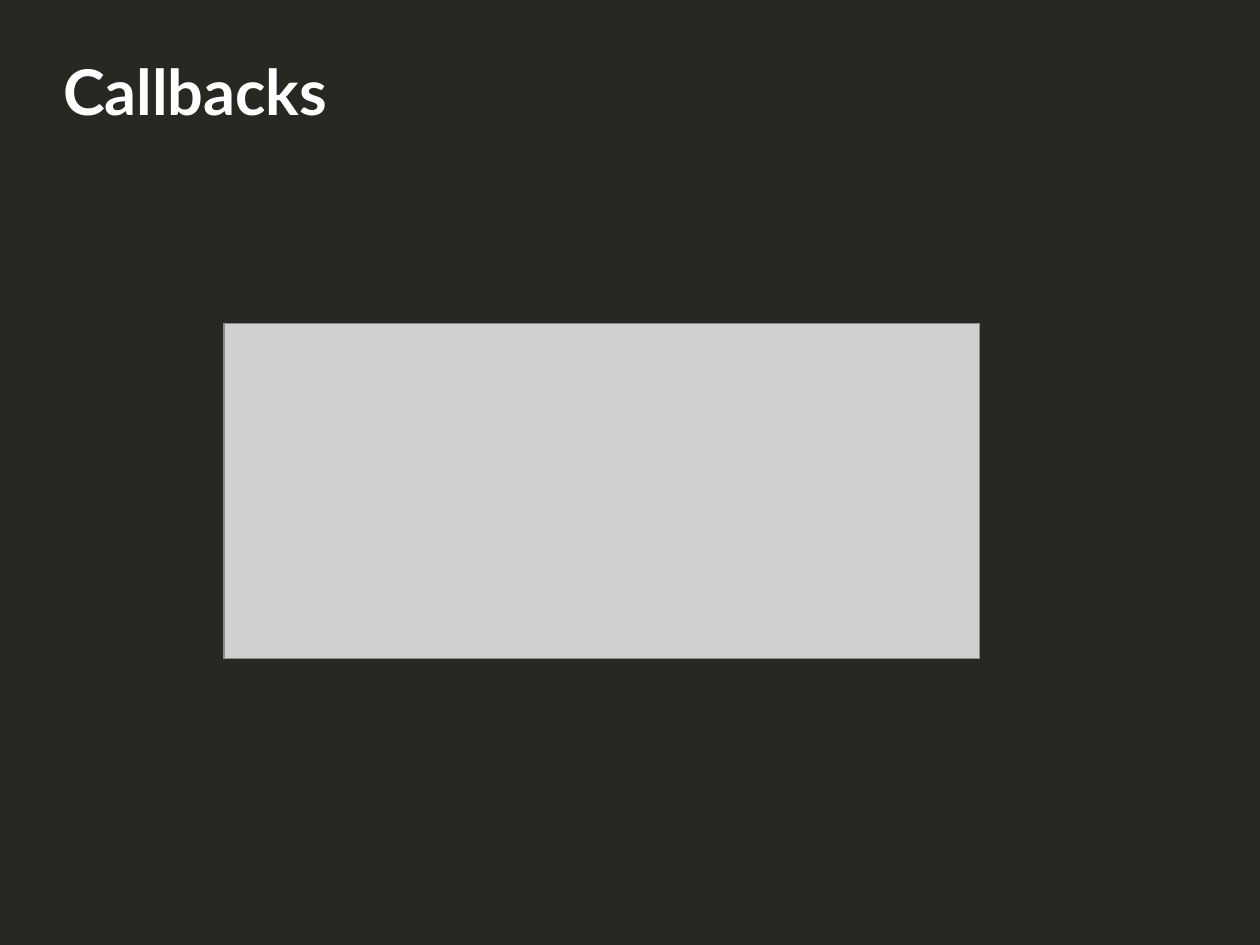
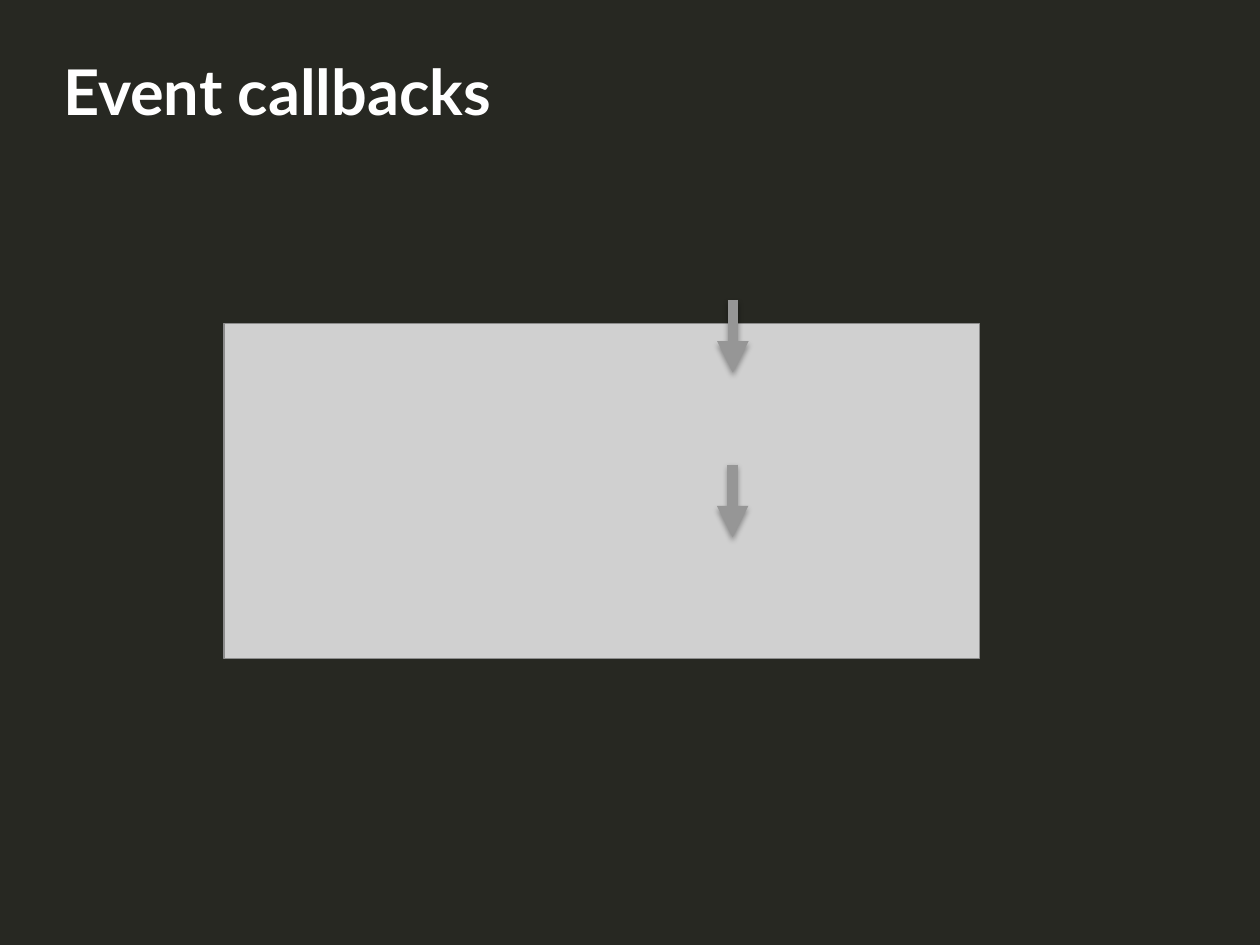
Before and after one commit to oscarrenalias/openslava-2013, a slide deck: slide 10 of Node.js/OpenSlava 2013 - Node.js.pptx (slide 9 before the commit). Drawn at 1260x945 pixels with LibreOffice and Linux fonts; fonts in the diff are those of the drawing; grey boxes stand for pictures. Boxes give left, top, right and bottom in pixels: in the first picture for what was removed or moved away, otherwise in the second. Text is boxed around its words. In the diff, an @@ line names an element or a change of style, - is before the commit and + after.

```diff
--- a/Node.js/OpenSlava 2013 - Node.js.pptx
+++ b/Node.js/OpenSlava 2013 - Node.js.pptx
@@ text at (63,68,491,116): text changed @@
-Callbacks
+Event callbacks
@@ arrow added from (733, 300) to (733, 373), #969696 6 pt @@
@@ arrow added from (732, 465) to (732, 538), #969696 6 pt @@
```
Also in this commit, not shown: 7 other slides changed, 3 slides added, 1 other file.
